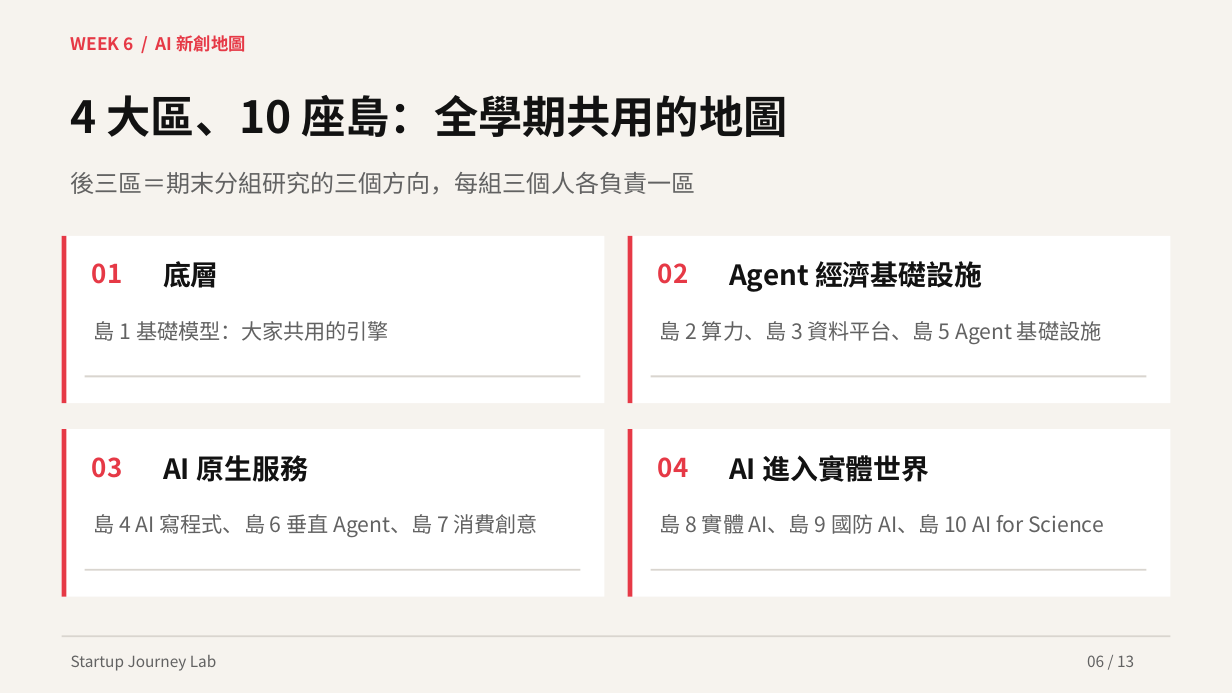
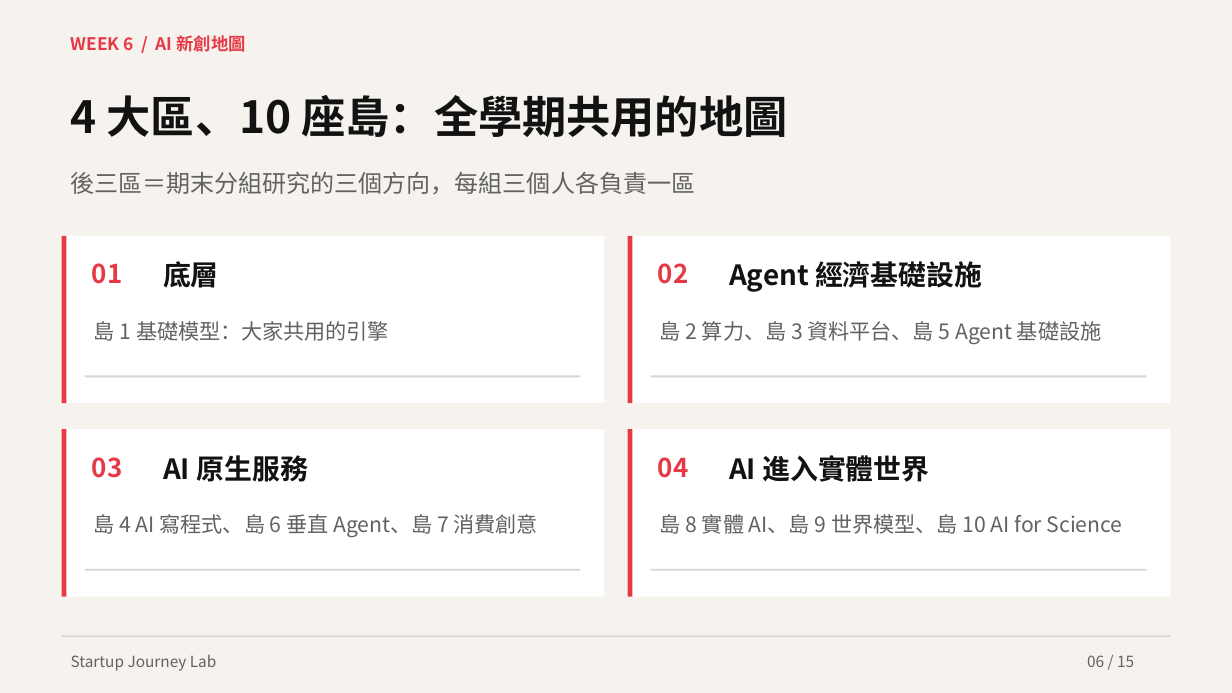
Before and after one commit to hpyuan1220/startup-journey-lab-app, a slide deck: slide 6 of materials/Week6_教學簡報.pptx. Drawn at 1232x693 pixels with LibreOffice and Linux fonts; fonts in the diff are those of the drawing. Boxes give left, top, right and bottom in pixels: in the first picture for what was removed or moved away, otherwise in the second. Text is boxed around its words. In the diff, an @@ line names an element or a change of style, - is before the commit and + after.

```diff
--- a/materials/Week6_教學簡報.pptx
+++ b/materials/Week6_教學簡報.pptx
@@ text at [660,514,1123,534]: text changed @@
-島 8 實體 AI、島 9 國防 AI、島 10 AI for Science
+島 8 實體 AI、島 9 世界模型、島 10 AI for Science
@@ text at [1087,655,1134,667]: text changed @@
-06 / 13
+06 / 15
```
Also in this commit, not shown: 12 other slides changed, 2 slides added, 4 other files.
